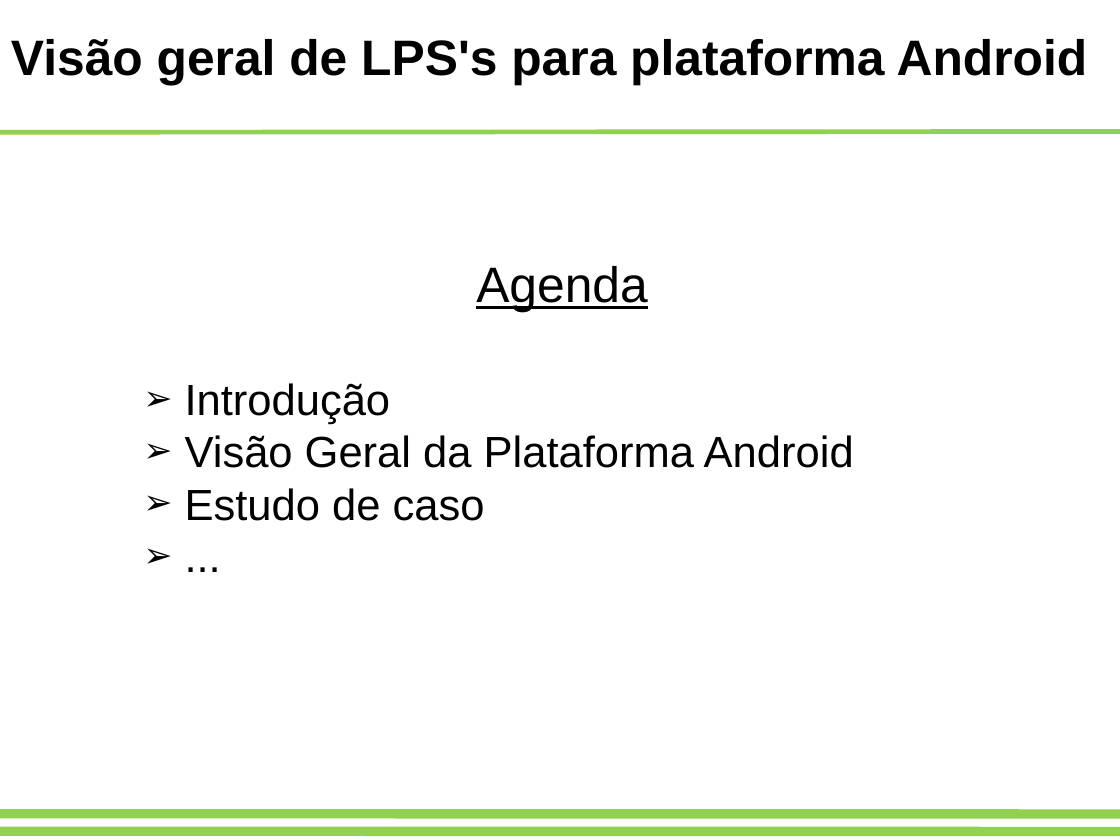
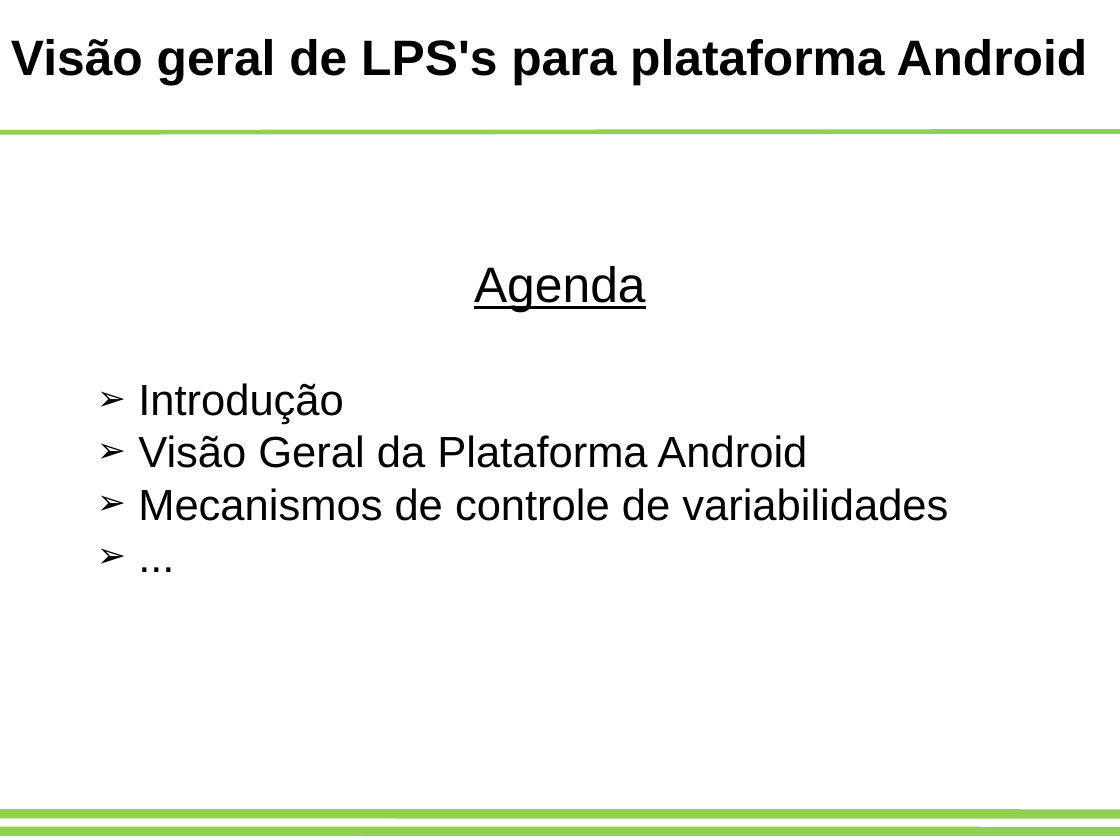
Before and after one commit to adorilson/lps-stuff, a slide deck: slide 2 of trabalhofinal/apresentacao.odp. Drawn at 1120x840 pixels with LibreOffice and Linux fonts; fonts in the diff are those of the drawing. Boxes give left, top, right and bottom in pixels: in the first picture for what was removed or moved away, otherwise in the second. Text is boxed around its words. In the diff, an @@ line names an element or a change of style, - is before the commit and + after.

```diff
--- a/trabalhofinal/apresentacao.odp
+++ b/trabalhofinal/apresentacao.odp
@@ text "Agenda": place and size @@
-text "Agenda" at [185,266,854,521]
+text "Agenda" at [138,266,948,521]
@@ text at [138,488,948,521]: text changed @@
-➢ Estudo de caso
+➢ Mecanismos de controle de variabilidades
```
Also in this commit, not shown: 5 other slides changed, 21 slides added, 3 slides removed, 18 other files.
